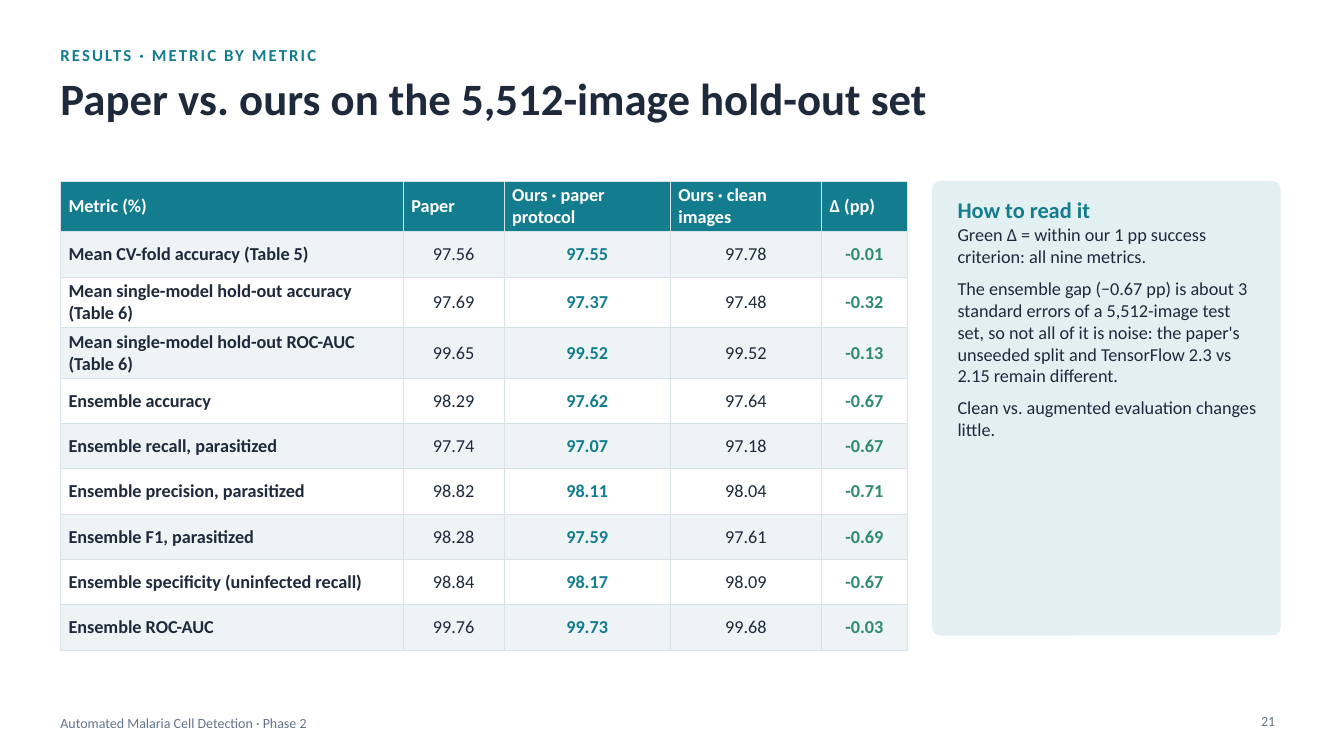
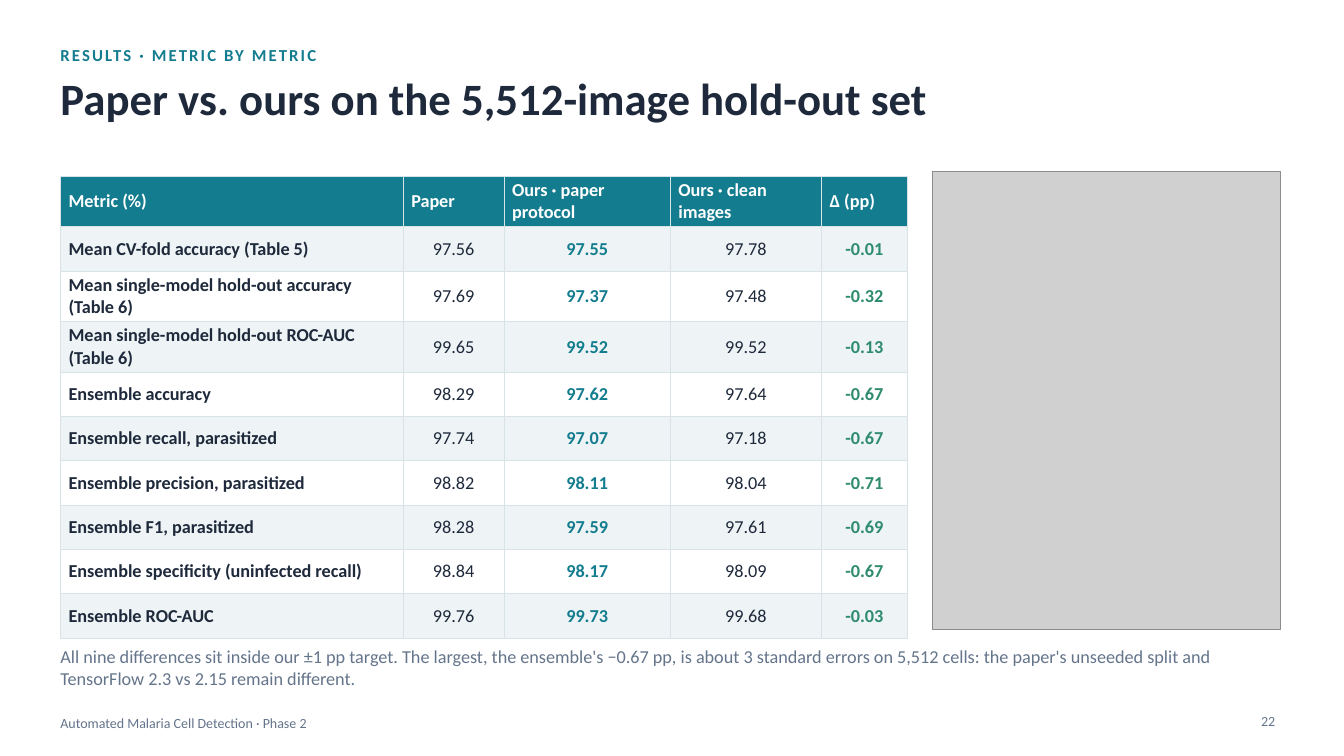
Before and after one commit to amathziah/malaria-detection, a slide deck: slide 22 of slides/Malaria_Phase2_Long.pptx (slide 21 before the commit). Drawn at 1344x756 pixels with LibreOffice and Linux fonts; fonts in the diff are those of the drawing; grey boxes stand for pictures. Boxes give left, top, right and bottom in pixels: in the first picture for what was removed or moved away, otherwise in the second. Text is boxed around its words. In the diff, an @@ line names an element or a change of style, - is before the commit and + after.

Commit message:
Slides: graphs for every result, metrics primer, PDF copies
- Every chart is now an image, so graphs show in any viewer (phone and
  quick-look previews could not render the native PowerPoint charts)
- New graphs: paper vs. ours on 8 metrics, distance from the paper per
  metric, per-fold accuracy, training curves, ROC, time per fold,
  speed-ups; new "How to read the metrics" slide in both decks
- Long deck 31 slides, short deck 13 slides; PDF copies exported from
  PowerPoint so GitHub can preview them
- Guide: speed-up figure and text use the paper's mean of 4 h 46 min
  per fold and our mean of 11.3 min

```diff
--- a/slides/Malaria_Phase2_Long.pptx
+++ b/slides/Malaria_Phase2_Long.pptx
@@ table: place and size @@
-table at [60, 181, 907, 637]
+table at [60, 176, 907, 626]
@@ picture added at [933, 171, 1280, 630] @@
@@ rounded rectangle removed at [933, 181, 1280, 635] @@
@@ text at [60, 650, 1210, 685]: text changed; text colour #1E293B to #64748B @@
-How to read it
-Green Δ = within our 1 pp success criterion: all nine metrics.
-The ensemble gap (−0.67 pp) is about 3 standard errors of a 5,512-image test set, so not all of it is noise: the paper's unseeded split and TensorFlow 2.3 vs 2.15 remain different.
-Clean vs. augmented evaluation changes little.
+All nine differences sit inside our ±1 pp target. The largest, the ensemble's −0.67 pp, is about 3 standard errors on 5,512 cells: the paper's unseeded split and TensorFlow 2.3 vs 2.15 remain different.
@@ page number at [1261, 717, 1275, 726]: text changed @@
-21
+22
```
Also in this commit, not shown: 6 other slides changed, 1 slide added, 23 other files.
